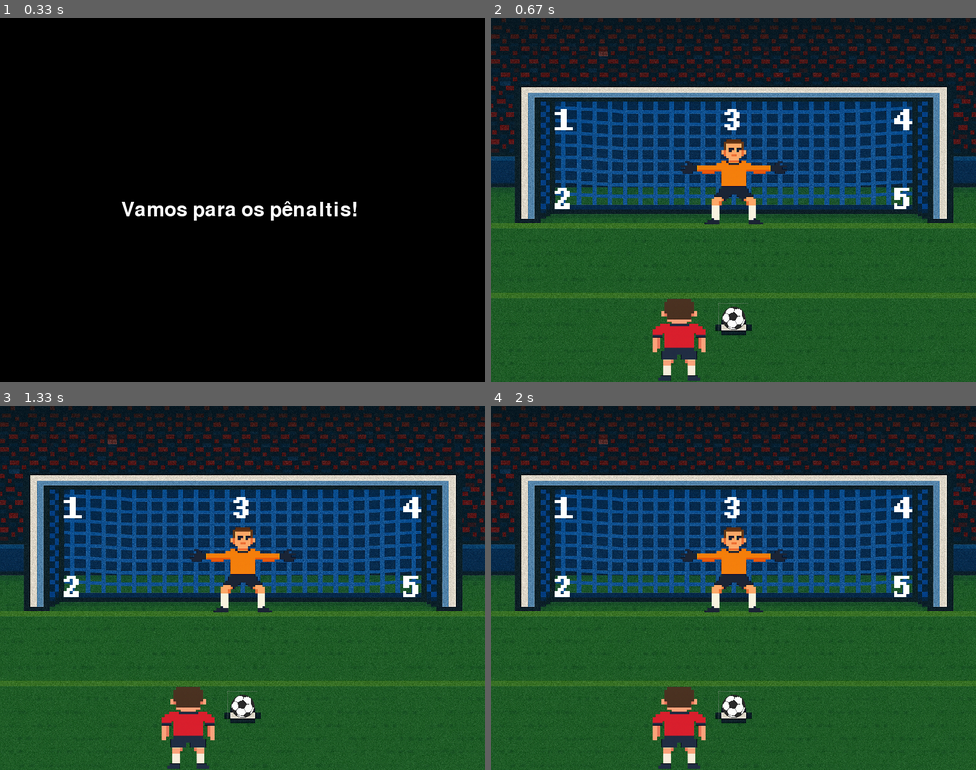
Above: before the commit, frames 1-4 (two rows, left to right).
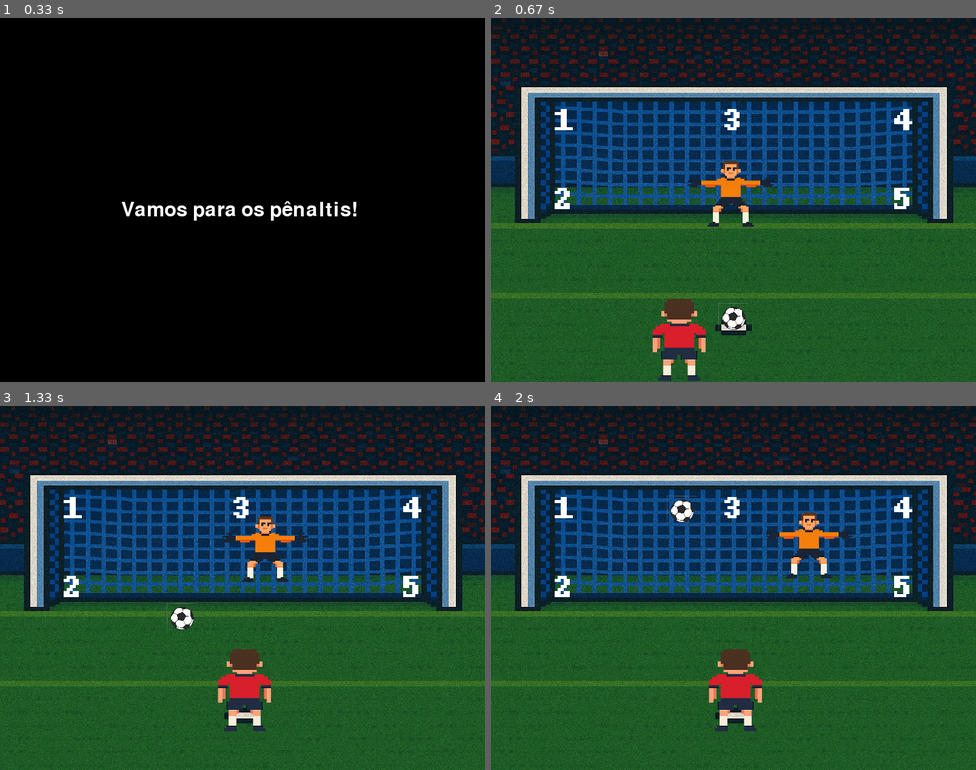
Above: after the commit, the same moments.

Repository: FredericoAyres/py-game
Game: pygame game, started from jogo.py
The game is run twice, just before and just after one commit, with the same random seed, the same clock (stepped at 60 frames per second) and the same inputs.
Inputs:
- Up to frame 1 (0.33 s): no input
- Up to frame 2 (0.67 s): tap 1 at 0.33 s
- Up to frame 3 (1.33 s): tap 2 at 0.67 s; tap 3 at 1 s
- Up to frame 4 (2 s): tap 5 at 1.33 s; tap 1 at 1.67 s

Frame 1 is identical in both runs. In frame 2, 1.7% of the frame differs, in the area x 39-61%, y 33-58%; in frame 3, 5.3%; in frame 4, 5.6%, in the area x 33-75%, y 24-100%.

Commit message:
animações bola, jogador, goleiro

Diff:
--- /dev/null
+++ b/classes.py
@@ -0,0 +1,132 @@
+import pygame
+import random
+
+class Bola(pygame.sprite.Sprite):
+    def __init__(self, img):
+        # Construtor da classe mãe (Sprite).
+        pygame.sprite.Sprite.__init__(self)
+
+        self.image = img
+        self.rect = self.image.get_rect()
+        self.rect.x = 375
+        self.rect.y = 470
+        self.speedx = 0
+        self.speedy = 0
+        self.direcao = 0
+
+    def update(self):
+        if self.direcao == 1:
+            self.speedx = -280/60
+            self.speedy = -375/60
+            if self.rect.x < 95:
+                self.speedx = 0
+                self.speedy = 0
+                self.direcao = 0
+        if self.direcao == 2:
+            self.speedx = -280/60
+            self.speedy = -195/60
+            if self.rect.x < 95:
+                self.speedx = 0
+                self.speedy = 0
+                self.direcao = 0
+        if self.direcao == 3:
+            self.speedx = 0
+            self.speedy = -325/60
+            if self.rect.y < 145:
+                self.speedx = 0
+                self.speedy = 0
+                self.direcao = 0
+        if self.direcao == 4:
+            self.speedx = 285/60
+            self.speedy = -325/60
+            if self.rect.x > 660:
+                self.speedx = 0
+                self.speedy = 0
+                self.direcao = 0
+        if self.direcao == 5:
+            self.speedx = 285/60
+            self.speedy = -195/60
+            if self.rect.x > 660:
+                self.speedx = 0
+                self.speedy = 0
+                self.direcao = 0
+        self.rect.x += self.speedx
+        self.rect.y += self.speedy
+
+
+class Jogador(pygame.sprite.Sprite):
+    def __init__(self, img):
+        # Construtor da classe mãe (Sprite).
+        pygame.sprite.Sprite.__init__(self)
+
+        self.image = img
+        self.rect = self.image.get_rect()
+        self.rect.x = 220
+        self.rect.y = 450
+        self.speedx = 0
+        self.speedy = 0
+        self.direcao = 0
+
+    def update(self):
+        if self.direcao in [1, 2, 3, 4, 5]:
+            self.speedx = 155/60
+            self.speedy = -100/60
+            if self.rect.x > 310:
+                self.speedx = 0
+                self.speedy = 0
+                self.direcao = 0
+        self.rect.x += self.speedx
+        self.rect.y += self.speedy
+
+
+class Goleiro(pygame.sprite.Sprite):
+    def __init__(self, img):
+        # Construtor da classe mãe (Sprite).
+        pygame.sprite.Sprite.__init__(self)
+
+        self.image = img
+        self.rect = self.image.get_rect()
+        self.rect.x = 315
+        self.rect.y = 220
+        self.speedx = 0
+        self.speedy = 0
+        self.direcao = 0
+
+    def update(self):
+        if self.direcao == 1:
+            self.speedx = -205/60
+            self.speedy = -35/60
+            if self.rect.x < 40:
+                self.speedx = 0
+                self.speedy = 0
+                self.direcao = 0
+        if self.direcao == 2:
+            self.speedx = -205/60
+            self.speedy = 0
+            if self.rect.x < 40:
+                self.speedx = 0
+                self.speedy = 0
+                self.direcao = 0
+        if self.direcao == 3:
+            self.speedx = 0
+            self.speedy = -35/60
+            if self.rect.y < 125:
+                self.speedx = 0
+                self.speedy = 0
+                self.direcao = 0
+        if self.direcao == 4:
+            self.speedx = 360/60
+            self.speedy = -100/60
+            if self.rect.x > 590:
+                self.speedx = 0
+                self.speedy = 0
+                self.direcao = 0
+        if self.direcao == 5:
+            self.speedx = 360/60
+            self.speedy = 0
+            if self.rect.x > 590:
+                self.speedx = 0
+                self.speedy = 0
+                self.direcao = 0
+        self.rect.x += self.speedx
+        self.rect.y += self.speedy
--- a/jogo_rodando.py
+++ b/jogo_rodando.py
@@ -1,5 +1,7 @@
 import pygame
+import random
 from config import INIT, QUIT, GAME, GAME_OVER
+from classes import Bola, Jogador, Goleiro
 
 def jogo_rodando(window):
     running = True
@@ -7,7 +9,7 @@
     image_fundo = pygame.image.load('assets/img/Gol_DesSoft.png').convert_alpha()
     image_fundo = pygame.transform.scale(image_fundo,(800, 600))
     image_goleiro = pygame.image.load('assets/img/Goleiro_DesSoft.png').convert_alpha()
-    image_goleiro = pygame.transform.scale(image_goleiro,(200, 175))
+    image_goleiro = pygame.transform.scale(image_goleiro,(160, 135))
     image_jogador = pygame.image.load('assets/img/Jogador_DesSoft.png').convert_alpha()
     image_jogador = pygame.transform.scale(image_jogador,(180, 160))
     image_bola = pygame.image.load('assets/img/Bola_DesSoft.png').convert_alpha()
@@ -23,7 +25,12 @@
     image_5 = pygame.image.load('assets/img/5_DesSoft.png').convert_alpha()
     image_5 = pygame.transform.scale(image_5,(400, 400))
 
+    goleiro = Goleiro(image_goleiro)
+    jogador = Jogador(image_jogador)
+    bola = Bola(image_bola)
+
     while running:
+
         clock.tick(60)
 
         for event in pygame.event.get(): #devolve uma lista de eventos
@@ -32,10 +39,36 @@
                 running = False
                 estado = QUIT
 
+            if event.type == pygame.KEYUP:
+                if event.key == pygame.K_1:
+                    jogador.direcao = 1
+                    bola.direcao = 1
+                    goleiro.direcao = random.randint(1, 5)
+                if event.key == pygame.K_2:
+                    jogador.direcao = 2
+                    bola.direcao = 2
+                    goleiro.direcao = random.randint(1, 5)
+                if event.key == pygame.K_3:
+                    jogador.direcao = 3
+                    bola.direcao = 3
+                    goleiro.direcao = random.randint(1, 5)
+                if event.key == pygame.K_4:
+                    jogador.direcao = 4
+                    bola.direcao = 4
+                    goleiro.direcao = random.randint(1, 5)
+                if event.key == pygame.K_5:
+                    jogador.direcao = 5
+                    bola.direcao = 5
+                    goleiro.direcao = random.randint(1, 5)
+
+        goleiro.update()
+        jogador.update()
+        bola.update()
+
         window.blit(image_fundo, (0, 0))
-        window.blit(image_goleiro, (300, 180))
-        window.blit(image_jogador, (220, 450))
-        window.blit(image_bola, (375, 470))
+        window.blit(image_goleiro, (goleiro.rect.x, goleiro.rect.y))
+        window.blit(jogador.image, (jogador.rect.x, jogador.rect.y))
+        window.blit(bola.image, (bola.rect.x, bola.rect.y))
         window.blit(image_1, (-80, -30))
         window.blit(image_2, (-80, 100))
         window.blit(image_3, (200, -30))
